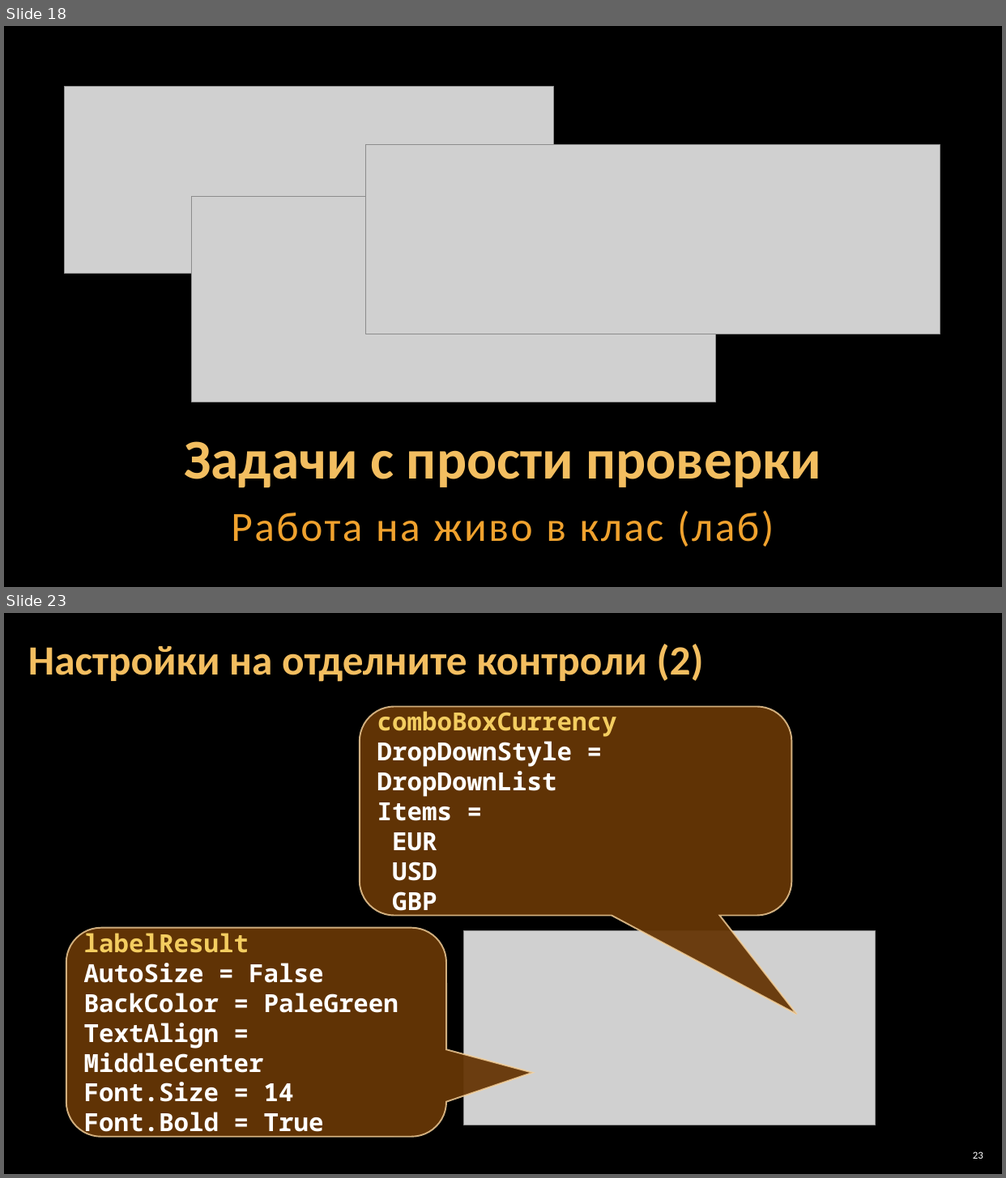
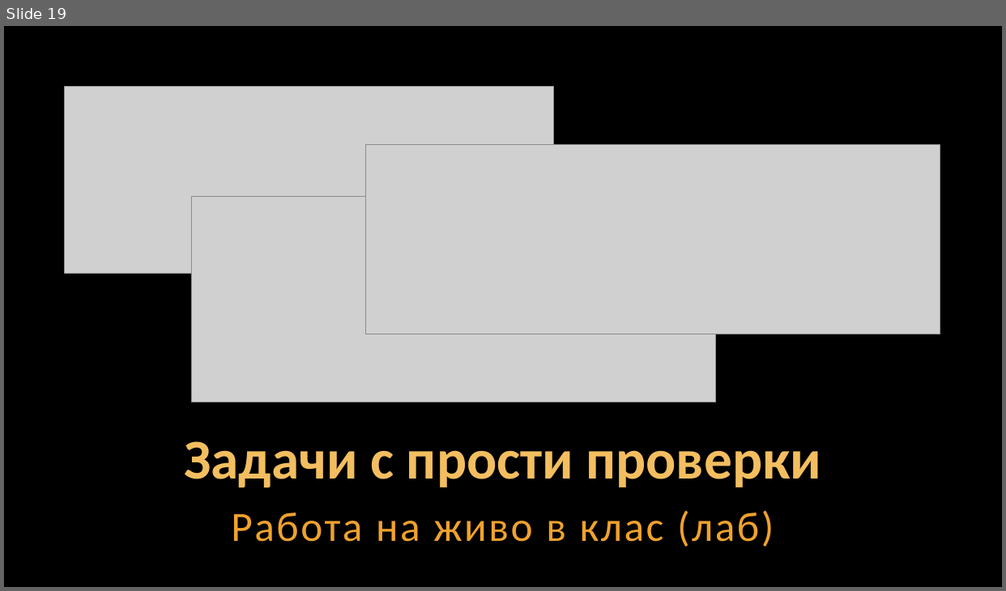
Before and after one commit to Software-University/Python-Basics, a slide deck: 3. Simple-Conditions/3. Simple-Conditions.pptx. Shown one above the other, each under a label of ours: slides 18 and 23 before the commit, slide 19 after it; the slides between them are not shown. The pictures are 1006x1178 and 1006x591 pixels, drawn with LibreOffice and Linux fonts; fonts in the diff are those of the drawing; grey boxes stand for pictures; background and template pictures are left out. Boxes give left, top, right and bottom in pixels: in the first picture for what was removed or moved away, otherwise in the second. Text is boxed around its words. In the diff, an @@ line names an element or a change of style, - is before the commit and + after.

```diff
--- a/3. Simple-Conditions/3. Simple-Conditions.pptx
+++ b/3. Simple-Conditions/3. Simple-Conditions.pptx
@@ slide 23 removed at [4,613,1002,1174], background picture (left out) @@
@@ title removed at [28,644,704,682] @@
-Настройки на отделните контроли (2)
@@ rounded speech box removed at [360,707,791,915] @@
-comboBoxCurrency
-DropDownStyle = DropDownList
-Items =
-EUR
-USD
-GBP
@@ rounded speech box removed at [66,928,446,1137] @@
-labelResult
-AutoSize = False
-BackColor = PaleGreen
-TextAlign = MiddleCenter
-Font.Size = 14
-Font.Bold = True
@@ picture removed at [463,931,876,1125] @@
@@ page number removed at [973,1152,983,1159] @@
-23
@@ what was slide 18 is now slide 19 @@
```
Also in this commit, not shown: 4 slides changed, 1 slide added, 8 other slides removed, 3 other files.
